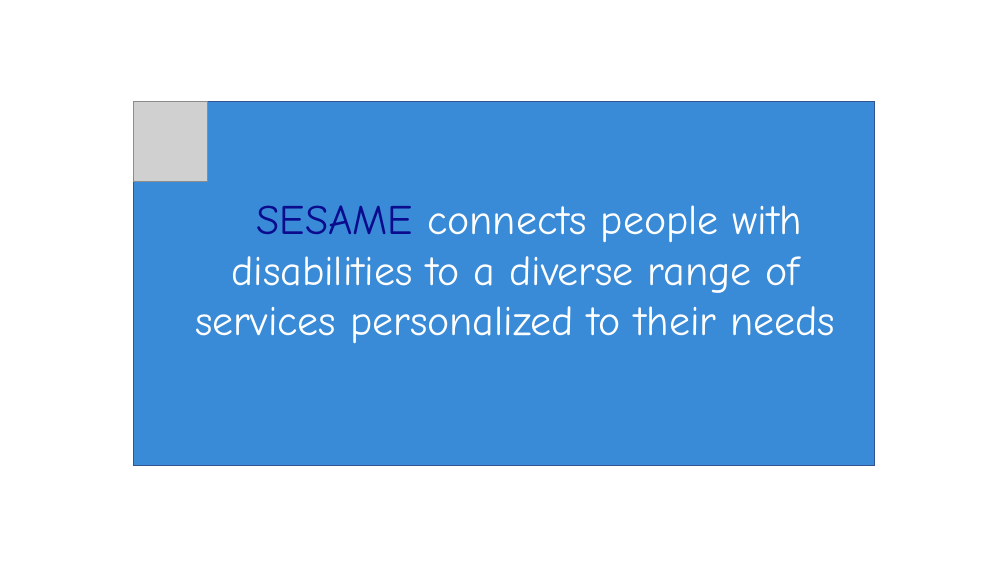
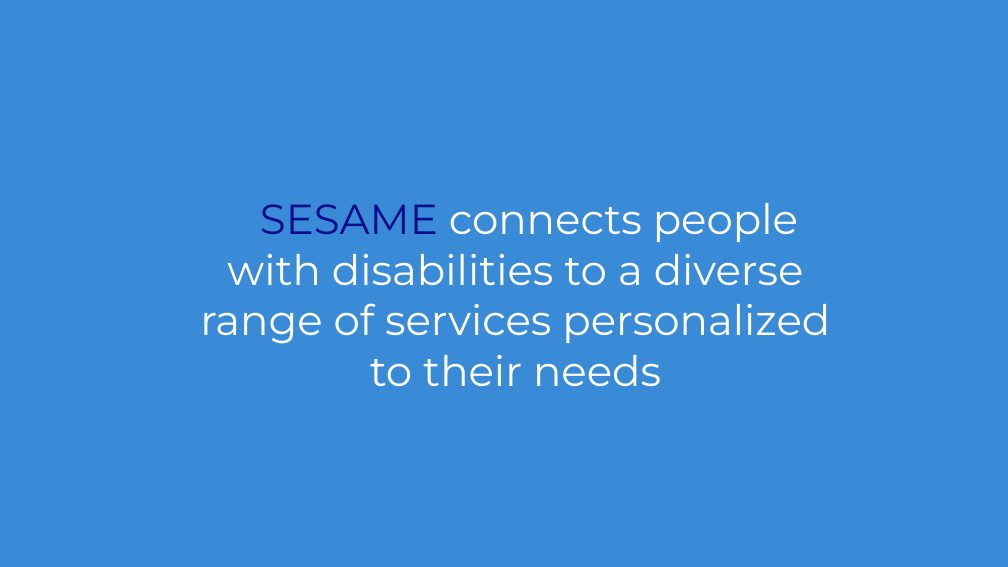
Before and after one commit to rs6713/sesame, a slide deck: slide 6 of sesame_presentation.pptx. Drawn at 1008x567 pixels with LibreOffice and Linux fonts; fonts in the diff are those of the drawing; grey boxes stand for pictures; background and template pictures are left out. Boxes give left, top, right and bottom in pixels: in the first picture for what was removed or moved away, otherwise in the second. Text is boxed around its words. In the diff, an @@ line names an element or a change of style, - is before the commit and + after.

```diff
--- a/sesame_presentation.pptx
+++ b/sesame_presentation.pptx
@@ background #FFFFFF to #3A8BD7 @@
@@ rectangle removed at (133,101,875,466) @@
@@ picture removed at (133,101,207,181) @@
@@ text "…SESAME connects people with disabilities ..." at (200,203,830,386): font Comic Neue to Montserrat @@
```
Also in this commit, not shown: 6 other slides changed, 1 slide added, 1 slide removed.
